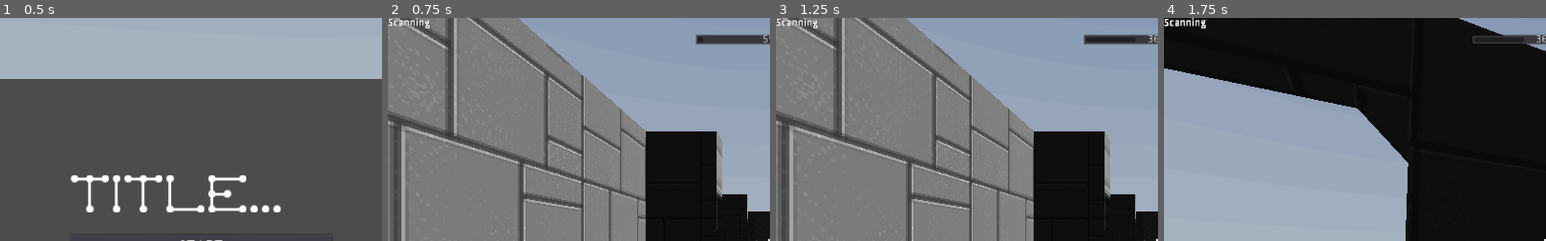
Above: before the commit, frames 1-4 (left to right).
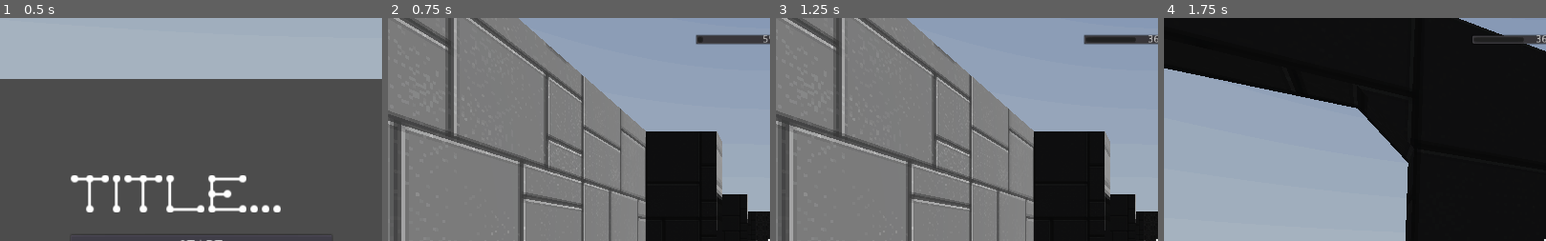
Above: after the commit, the same moments.

Repository: anthonyfinch/LD51
Game: Godot game, scene res://Title.tscn
The game is run twice, just before and just after one commit, with the same random seed, the same clock (stepped at 60 frames per second) and the same inputs. A sky picture missing from this copy of the repository is replaced by a grey-blue gradient.
Inputs (mouse positions are % of the whole screen's width and height, from its top left):
- Up to frame 1 (0.5 s): no input
- Up to frame 2 (0.75 s): click "START" at 0.5 s
- Up to frame 3 (1.25 s): no input
- Up to frame 4 (1.75 s): tap Enter at 1.25 s; move the mouse to (55, 50) at 1.27 s; hold W (forward) from 1.28 s (still down); tap C (crouch) at 1.35 s; tap Space (jump) at 1.52 s
The pictures show only the part of the screen within x 0-50%, y 0-50%; the shares and areas given below are measured in that part.

Frame 1 is identical in both runs. In frame 2, 0.2% of the frame differs, in the area x 0-12%, y 0-5%; in frame 3, 0.2%; in frame 4, 0.2%, in the area x 0-11%, y 0-5%.

Commit message:
removes enemy debug label

Diff:
--- a/enemy/Enemy.gd
+++ b/enemy/Enemy.gd
@@ -24,7 +24,7 @@
 onready var vision_cone : Area = $VisionCone
 onready var rad := PI / 180
 onready var patrol_points = get_parent().find_node("PatrolPoints").get_children()
-onready var label = $Label
+# onready var label = $Label
 
 var target := Vector3.ZERO
 
@@ -49,20 +49,20 @@
 		EnemyState.Waiting:
 			_start_scanning(investigate_time)
 
-func _process(_delta):
-	var debug_text = ""
-	match state:
-		EnemyState.Attacking:
-			debug_text = "Attacking"
-		EnemyState.Investigating:
-			debug_text = "Investigating"
-		EnemyState.Scanning:
-			debug_text = "Scanning"
-		EnemyState.Wandering:
-			debug_text = "Wandering"
-		EnemyState.Waiting:
-			debug_text = "Waiting"
-	label.text = debug_text
+# func _process(_delta):
+# 	var debug_text = ""
+# 	match state:
+# 		EnemyState.Attacking:
+# 			debug_text = "Attacking"
+# 		EnemyState.Investigating:
+# 			debug_text = "Investigating"
+# 		EnemyState.Scanning:
+# 			debug_text = "Scanning"
+# 		EnemyState.Wandering:
+# 			debug_text = "Wandering"
+# 		EnemyState.Waiting:
+# 			debug_text = "Waiting"
+# 	label.text = debug_text
 
 func _check_for_player():
 	var bodies = vision_cone.get_overlapping_bodies()
--- a/enemy/Enemy.tscn
+++ b/enemy/Enemy.tscn
@@ -68,7 +68,3 @@
 [node name="CollisionShape" type="CollisionShape" parent="VisionCone"]
 transform = Transform( 1, 0, 0, -8.27183e-25, 1, 0, 0, 0, 1, 0, -0.466202, -30.1598 )
 shape = SubResource( 25 )
-
-[node name="Label" type="Label" parent="."]
-margin_right = 40.0
-margin_bottom = 14.0
